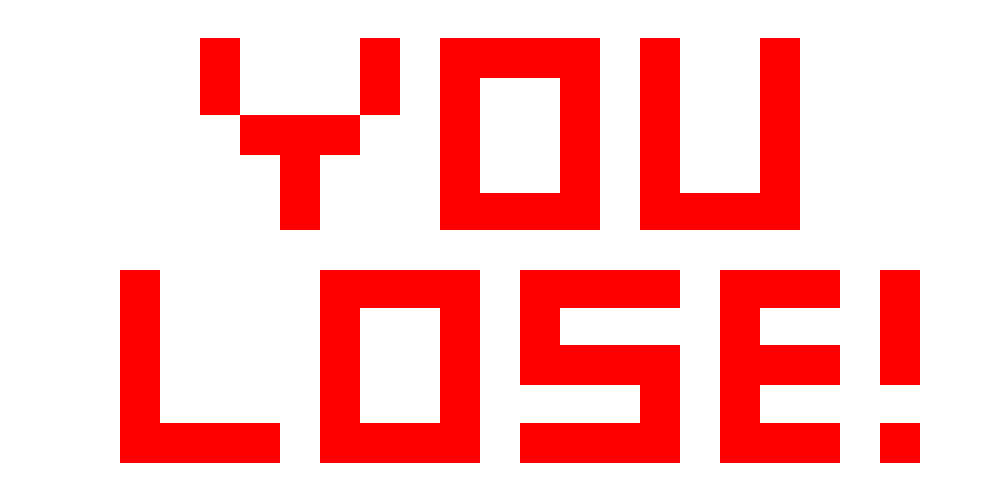
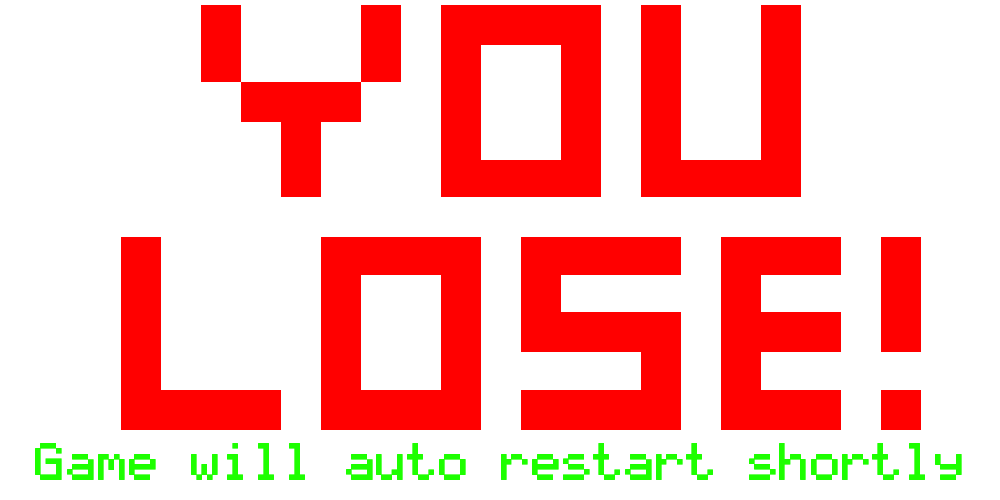
Comparing the layer stacks of the two (1000, 500) images. Changes:
added layer "Game will auto restart shortly" above "Background" over [35,443,962,480]
painted on "Background" over [120,5,921,463]
